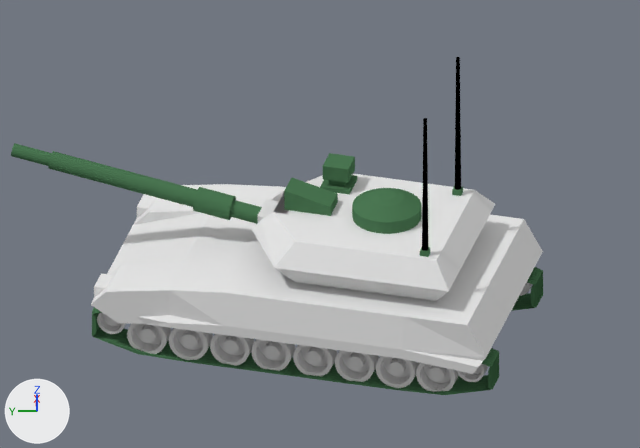
Before and after pictures for a commit that changed the Blender file image_source/blender/tank_small.blend.
Rendered twice from the file's camera 'Camera'. Arrows for +X, +Y and +Z are at lower left; the lights stay in place.
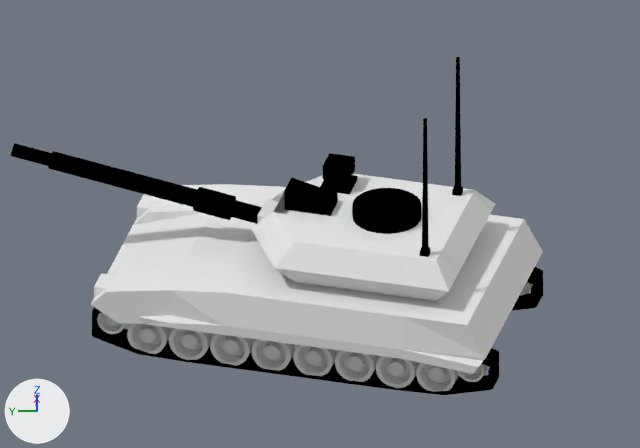
Changed parts and their boxes (x1, y1, x2, y2) in the pictures (640 x 448 px):
'Cylinder.001', recoloured (green to black)
    both: (11, 143, 262, 224)
'Cube.002', recoloured (green to black)
    both: (92, 267, 543, 395)
'Cylinder.002', recoloured (green to black)
    both: (352, 188, 421, 234)
'Cube.004', recoloured (green to black)
    both: (284, 178, 338, 216)
'Cube.005', recoloured (green to black)
    both: (320, 153, 357, 195)
'Cube.006', recoloured
    both: (420, 186, 463, 257)

Patch to the scene script:
```diff
--- a/image_source/blender/tank_small.blend.py
+++ b/image_source/blender/tank_small.blend.py
@@ mat_material_015 @@
 mat_material_015 = diffuse_material('Material.015')
-mat_material_015.base_color = (0.0714, 0.186, 0.0862)  # dark green #4c7753
+mat_material_015.base_color = (0.0, 0.0, 0.0)  # black #000000
```
